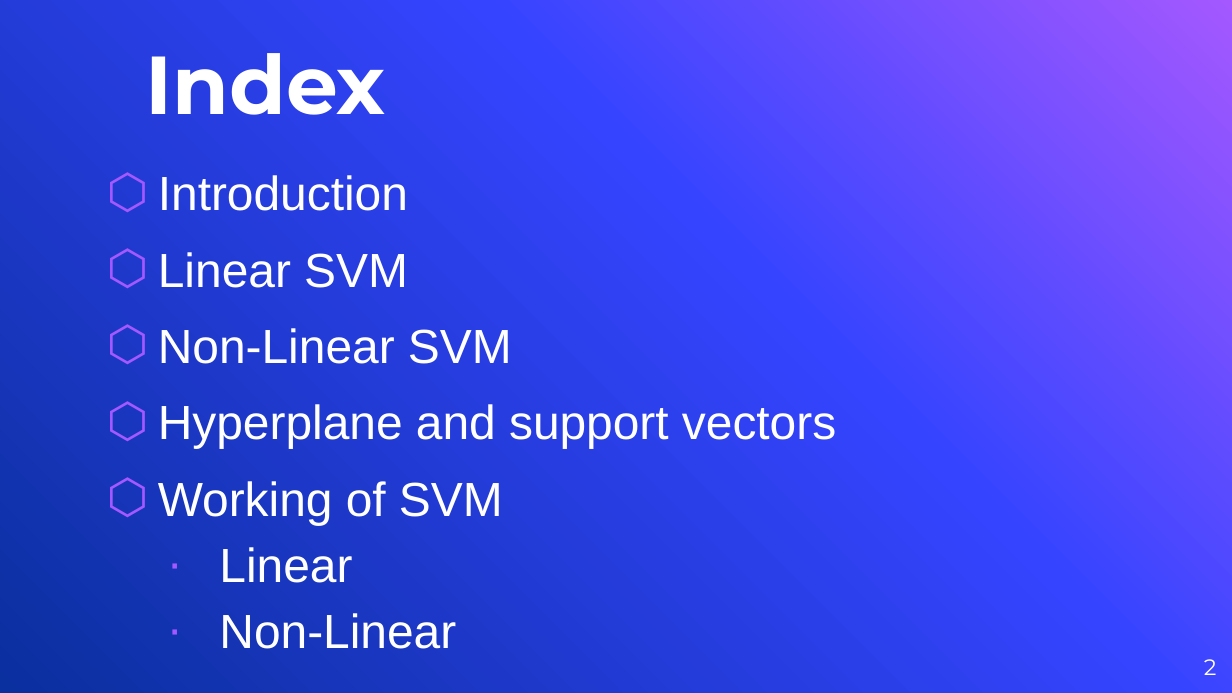
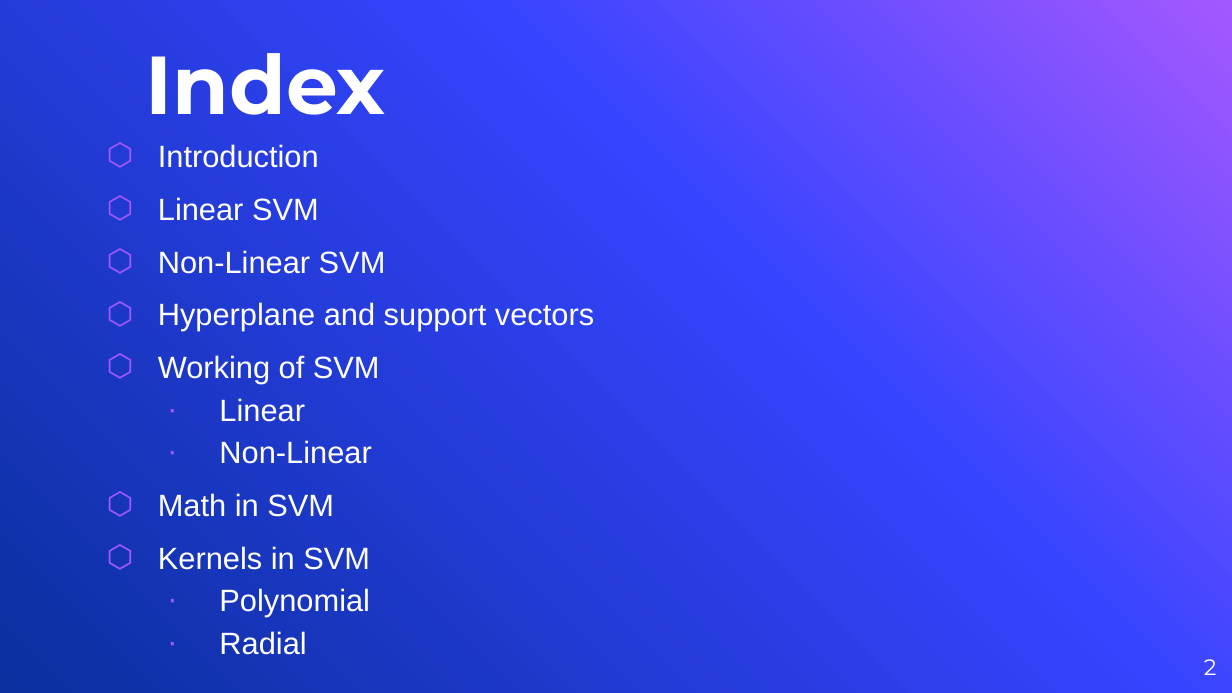
Before and after one commit to lonewolf053/AI-CLUB, a slide deck: slide 2 of Support Vector Machines/svm -final.pptx. Drawn at 1232x693 pixels with LibreOffice and Linux fonts; fonts in the diff are those of the drawing; background and template pictures are left out. Boxes give left, top, right and bottom in pixels: in the first picture for what was removed or moved away, otherwise in the second. Text is boxed around its words. In the diff, an @@ line names an element or a change of style, - is before the commit and + after.

Commit message:
PPT finalized - Index added

```diff
--- a/Support Vector Machines/svm -final.pptx
+++ b/Support Vector Machines/svm -final.pptx
@@ text "Introduction": place and size @@
-text "Introduction" at [158,175,836,649]
+text "Introduction" at [158,144,594,655]
@@ text at [158,144,594,464]: size 28 to 18 pt in "Introduction", "Linear SVM", "Non-Linear SVM", "Hyperplane and support vectors" and 3 more places @@
@@ text at [158,493,370,655]: paragraphs added @@
+⬡ Math in SVM
+⬡ Kernels in SVM
+  ∙ Polynomial
+  ∙ Radial
```
Also in this commit, not shown: 1 other slide changed.
